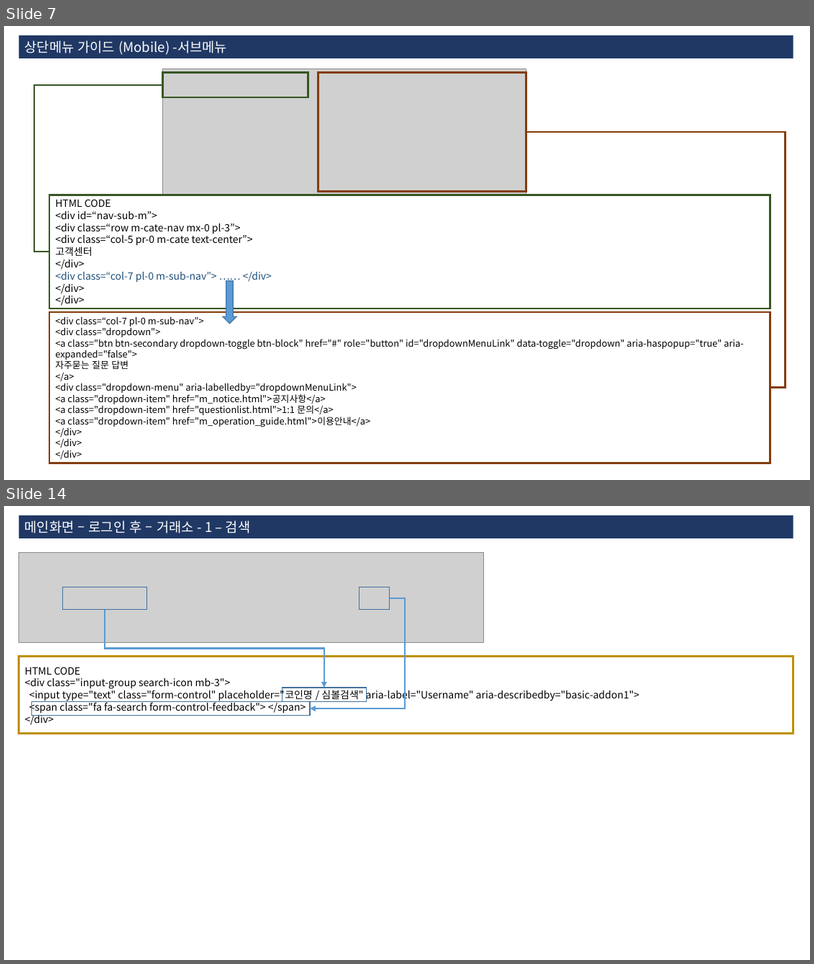
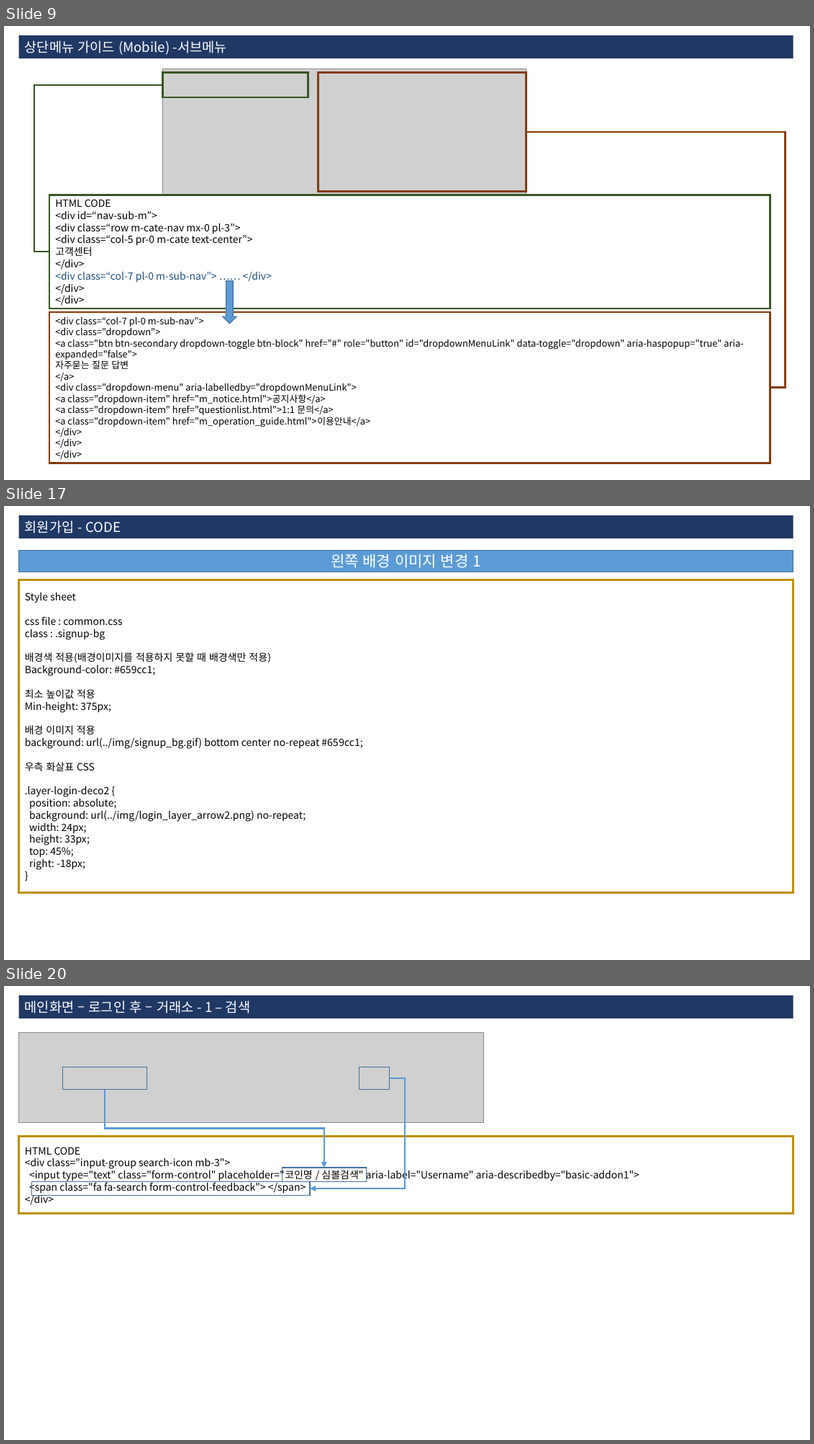
Before and after one commit to 3dwebart/html-publish, a slide deck: web/data/guide.pptx. Shown one above the other, each under a label of ours: slides 7 and 14 before the commit, slides 9, 17 and 20 after it; the slides between them are not shown. The pictures are 814x964 and 814x1444 pixels, drawn with LibreOffice and Linux fonts; fonts in the diff are those of the drawing; grey boxes stand for pictures. Boxes give left, top, right and bottom in pixels: in the first picture for what was removed or moved away, otherwise in the second. Text is boxed around its words. In the diff, an @@ line names an element or a change of style, - is before the commit and + after.

Commit message:
2018-08-10 18:43 FIles : 00_MOBILE/m_faq.html, css/common.css, guide.pptx, psd layer add

```diff
--- a/web/data/guide.pptx
+++ b/web/data/guide.pptx
@@ slide 17 added at (x1=4, y1=506, x2=810, y2=960), background #FFFFFF @@
@@ rectangle added at (x1=19, y1=515, x2=794, y2=538), fill #203864, 16 pt, text #FFFFFF @@
+회원가입 - CODE
@@ rectangle added at (x1=19, y1=550, x2=794, y2=572), fill #5B9BD5, outline #43739E 1 pt, 18 pt, text #FFFFFF @@
+왼쪽 배경 이미지 변경 1
@@ rectangle added at (x1=19, y1=580, x2=794, y2=892), fill #FFFFFF, outline #BF9000 2.25 pt, 12 pt, text #000000 @@
+Style sheet
+css file : common.css
+class : .signup-bg
+배경색 적용(배경이미지를 적용하지 못할 때 배경색만 적용)
+Background-color: #659cc1;
+최소 높이값 적용
+Min-height: 375px;
+배경 이미지 적용
+background: url(../img/signup_bg.gif) bottom center no-repeat #659cc1;
+우측 화살표 CSS
+.layer-login-deco2 {
+position: absolute;
+background: url(../img/login_layer_arrow2.png) no-repeat;
+width: 24px;
+height: 33px;
+top: 45%;
+right: -18px;
+}
@@ what was slide 7 is now slide 9 @@
@@ what was slide 14 is now slide 20 @@
```
Also in this commit, not shown: 8 slides changed, 10 other slides added, 3 other files.
